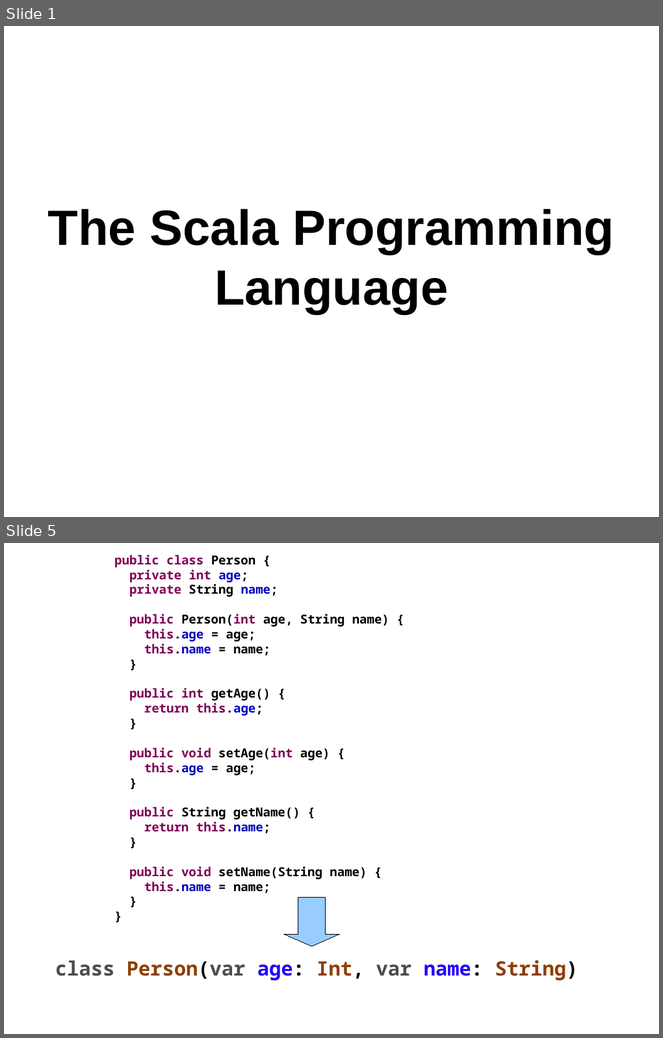
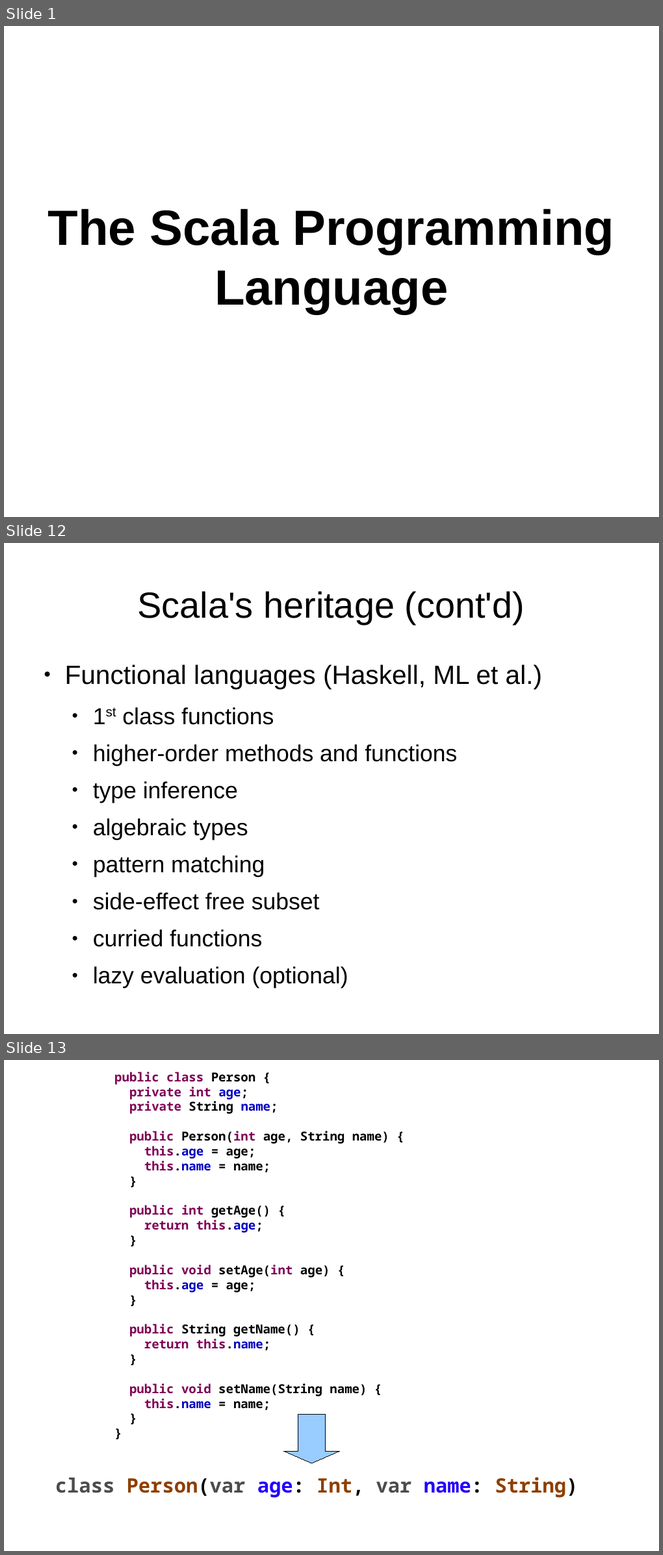
Before and after one commit to kaesler/ScalaTalk, a slide deck: my_slides/1.1-motivation.odp. Shown one above the other, each under a label of ours: slides 1 and 5 before the commit, slides 1, 12 and 13 after it; the slides between them are not shown. The pictures are 663x1038 and 663x1555 pixels, drawn with LibreOffice and Linux fonts; fonts in the diff are those of the drawing; background and template pictures are left out. Boxes give left, top, right and bottom in pixels: in the first picture for what was removed or moved away, otherwise in the second. Text is boxed around its words. In the diff, an @@ line names an element or a change of style, - is before the commit and + after.

```diff
--- a/my_slides/1.1-motivation.odp
+++ b/my_slides/1.1-motivation.odp
@@ slide 12 added at [4,543,659,1034], background #FFFFFF @@
@@ title added at [138,591,525,624], 44 pt, text #000000 @@
+Scala's heritage (cont'd)
@@ text added at [65,665,542,989], 28 pt, text #000000 @@
+● Functional languages (Haskell, ML et al.)
+  ● 1st class functions
+  ● higher-order methods and functions
+  ● type inference
+  ● algebraic types
+  ● pattern matching
+  ● side-effect free subset
+  ● curried functions
+  ● lazy evaluation (optional)
@@ what was slide 5 is now slide 13 @@
```
Also in this commit, not shown: 5 slides changed, 5 other slides added, 2 slides removed, 1 other file.
